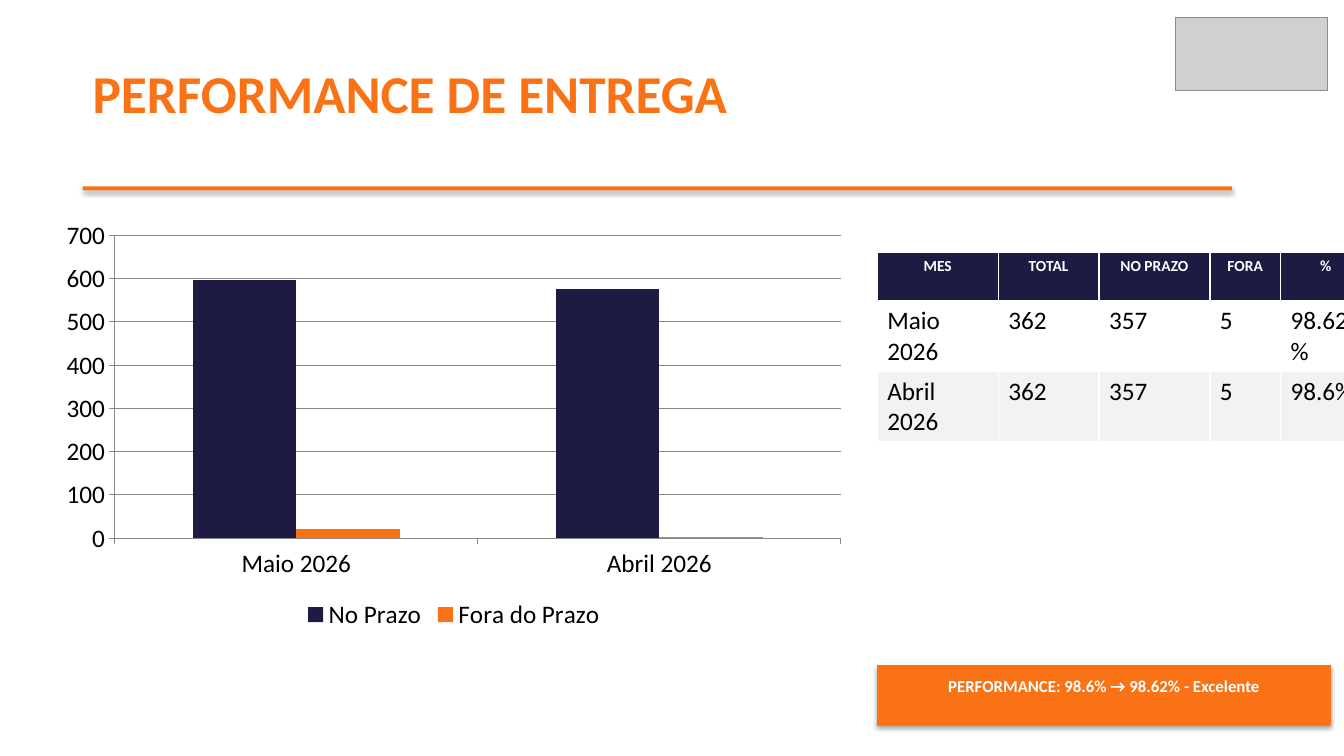
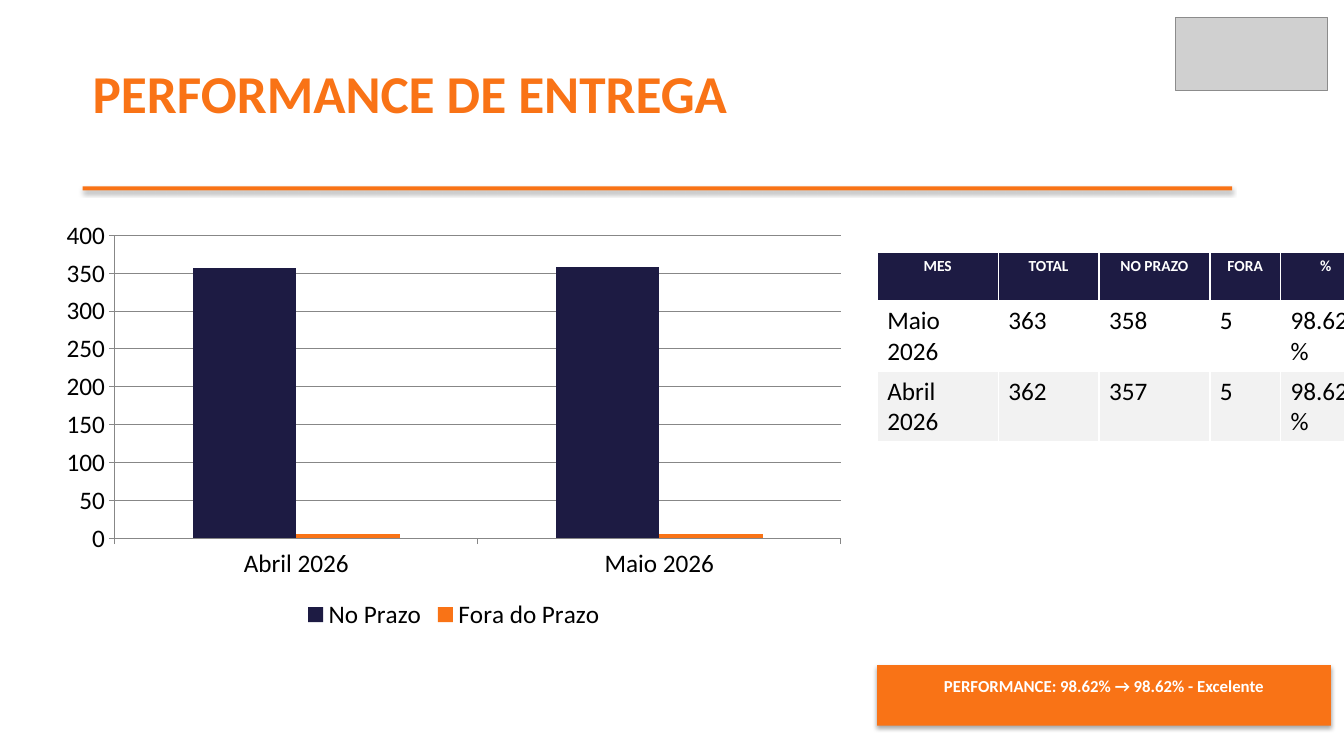
Before and after one commit to brendaelicia-sketch/PortoEX, a slide deck: slide 3 of pptx/maio_2026/FORTE_TRANSPORTES_DO_BRASIL_LT.pptx. Drawn at 1344x756 pixels with LibreOffice and Linux fonts; fonts in the diff are those of the drawing; grey boxes stand for pictures. Boxes give left, top, right and bottom in pixels: in the first picture for what was removed or moved away, otherwise in the second. Text is boxed around its words. In the diff, an @@ line names an element or a change of style, - is before the commit and + after.

```diff
--- a/pptx/maio_2026/FORTE_TRANSPORTES_DO_BRASIL_LT.pptx
+++ b/pptx/maio_2026/FORTE_TRANSPORTES_DO_BRASIL_LT.pptx
@@ column chart at [50,212,857,635] @@
-categories: Maio 2026, Abril 2026
+categories: Abril 2026, Maio 2026
-No Prazo: 600, 580
+No Prazo: 360, 360
-Fora do Prazo: 20, 0
+Fora do Prazo: 0, 0
@@ table at [877,252,1344,434] @@
-row 2, column 2: 362
+row 2, column 2: 363
-row 2, column 3: 357
+row 2, column 3: 358
-row 3, column 5: 98.6%
+row 3, column 5: 98.62%
@@ text at [944,680,1263,692]: text changed @@
-PERFORMANCE: 98.6% → 98.62% - Excelente
+PERFORMANCE: 98.62% → 98.62% - Excelente
```
Also in this commit, not shown: 4 other slides changed, 1 slide added, 1 slide removed.
